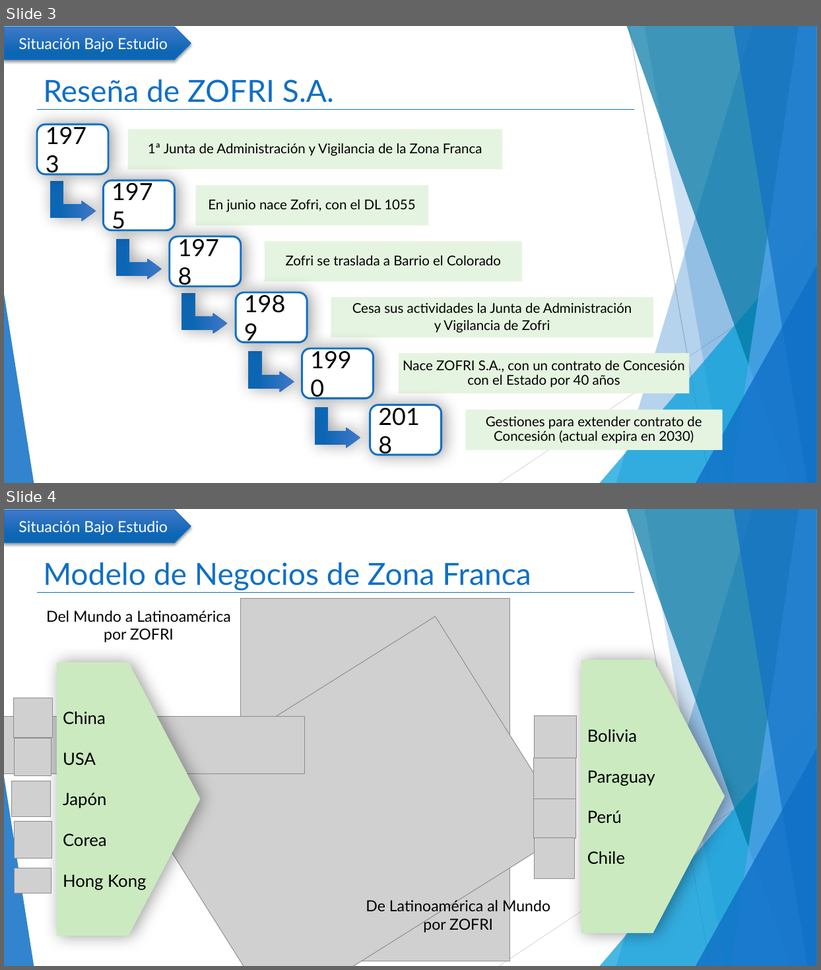
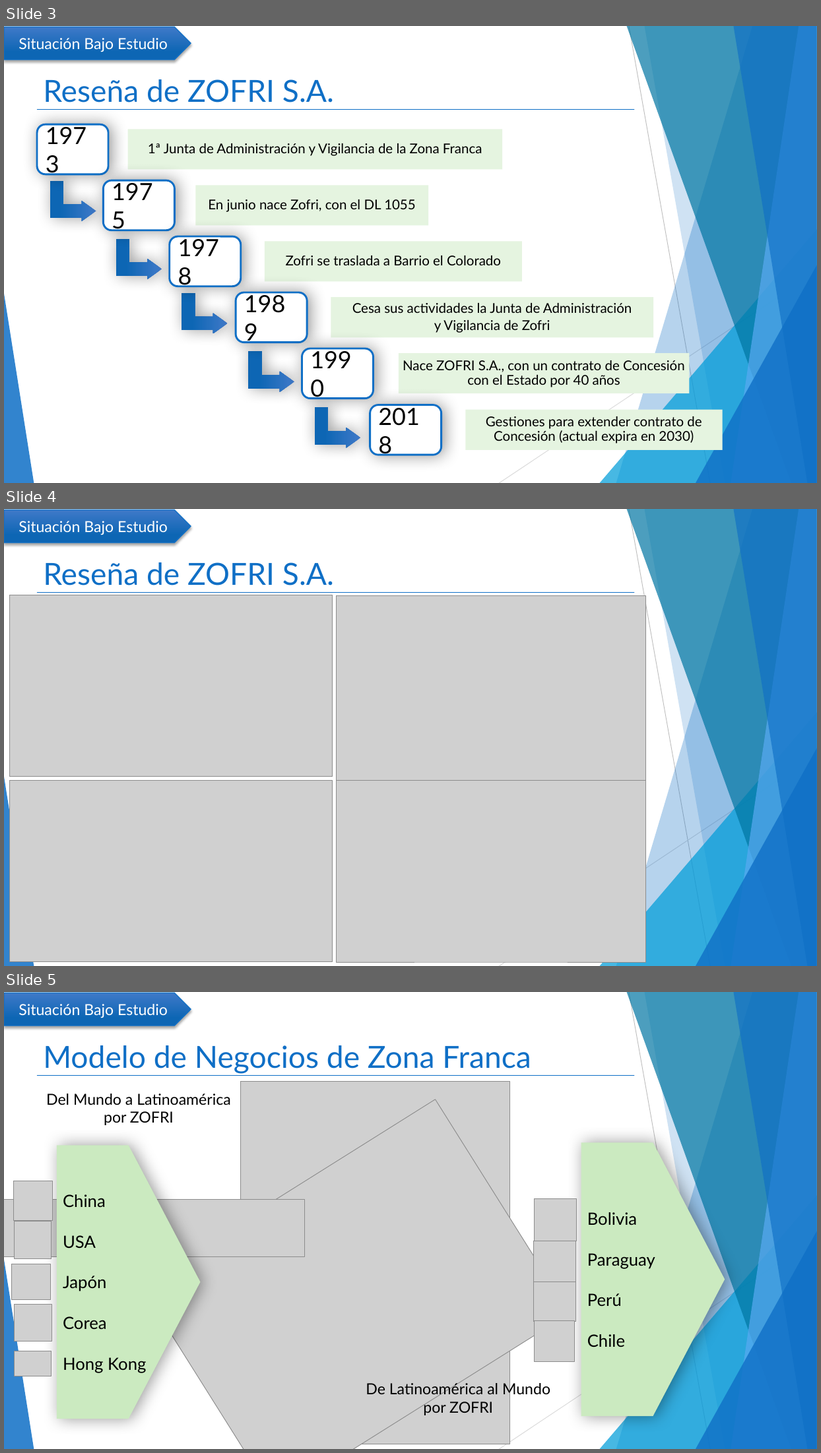
Before and after one commit to mcamara75/tituloUnap, a slide deck: 2018/TT IQQ 2018 Camara y Garay.pptx. Shown one above the other, each under a label of ours: slides 3 and 4 before the commit, slides 3, 4 and 5 after it. The pictures are 821x970 and 821x1453 pixels, drawn with LibreOffice and Linux fonts; fonts in the diff are those of the drawing; grey boxes stand for pictures. Boxes give left, top, right and bottom in pixels: in the first picture for what was removed or moved away, otherwise in the second. Text is boxed around its words. In the diff, an @@ line names an element or a change of style, - is before the commit and + after.

```diff
--- a/2018/TT IQQ 2018 Camara y Garay.pptx
+++ b/2018/TT IQQ 2018 Camara y Garay.pptx
@@ slide 4 added at <box>4,509,817,966</box>, background #FFFFFF; not listed: 11 template elements that a slide beside it also shows @@
@@ pentagon arrow added at <box>4,510,191,543</box>, fill gradient #4079C9 to #0E66B5, outline #0F6FC6 1 pt, 18 pt, text #FFFFFF @@
+Situación Bajo Estudio
@@ title added at <box>43,562,334,586</box>, 36 pt, text #0F6FC6 @@
+Reseña de ZOFRI S.A.
@@ picture added at <box>9,595,332,777</box> @@
@@ picture added at <box>337,595,646,782</box> @@
@@ picture added at <box>9,780,332,962</box> @@
@@ picture added at <box>337,781,646,963</box> @@
@@ what was slide 4 is now slide 5 @@
```
Also in this commit, not shown: 2 slides changed.
